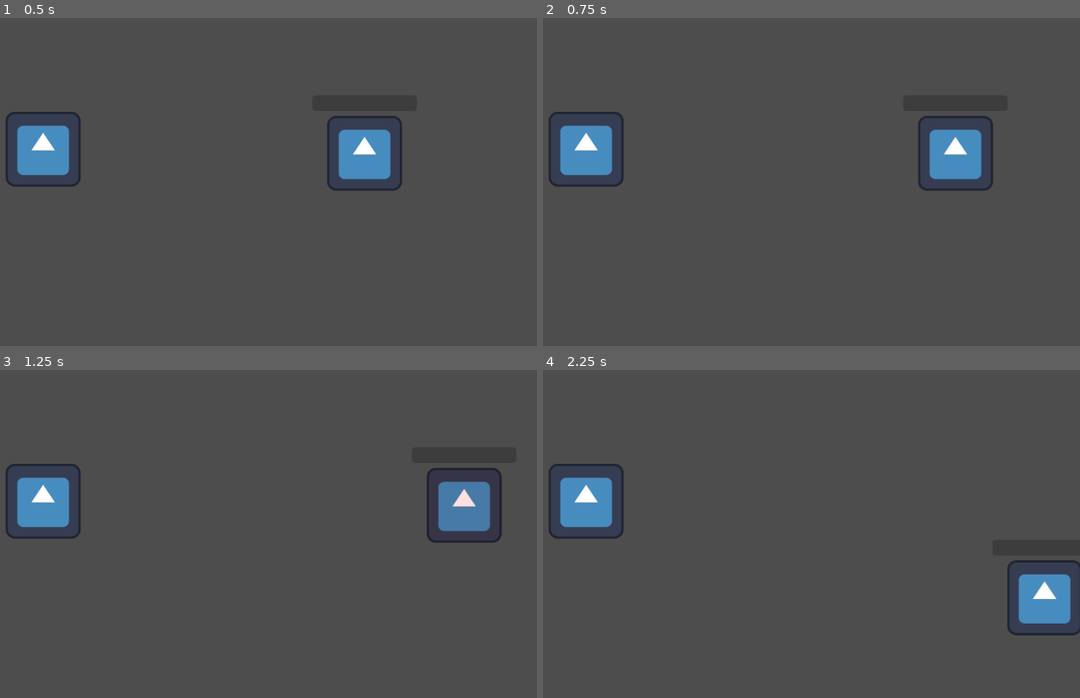
Above: before the commit, frames 1-4 (two rows, left to right).
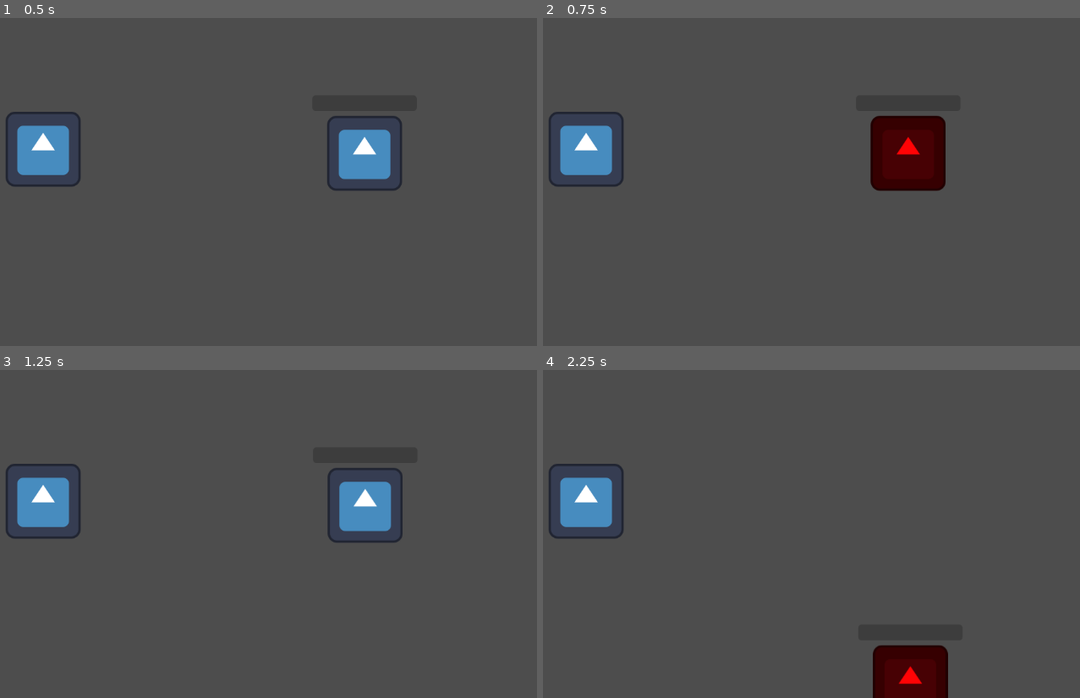
Above: after the commit, the same moments.

Repository: BenjaBelnap/Parry-God
Game: Godot game, scene res://Senes/main.tscn
The game is run twice, just before and just after one commit, with the same random seed, the same clock (stepped at 60 frames per second) and the same inputs. The engine's default icon, where the game draws it, is replaced by a stand-in: a white triangle on a blue panel in a dark square.
Inputs (mouse positions are in pixels of both pictures, inside the frame that each line leads up to):
- Up to frame 1 (0.5 s): no input
- Up to frame 2 (0.75 s): tap Enter at 0.5 s; move the mouse to (892, 136) at 0.52 s; press the mouse at (892, 136) at 0.53 s; hold D (move_right) from 0.53 s (still down)
- Up to frame 3 (1.25 s): keep holding D (move_right); tap Space (parry, bound only before the commit) at 0.8 s
- Up to frame 4 (2.25 s): move the mouse to (607, 527) at 1.27 s; release D (move_right) at 1.28 s; release the mouse at (607, 527) at 1.28 s; hold S (move_down) 1.28-2.03 s; tap Space (parry, bound only before the commit) at 1.35 s; right-click (607, 527) at 1.55 s; move the mouse to (811, 425) at 2.02 s; press the mouse at (811, 425) at 2.03 s; hold D (move_right) from 2.03 s (still down); right-click (811, 425) at 2.1 s

Frame 1 is identical in both runs. In frame 2, 4.4% of the frame differs, in the area x 60-84%, y 29-53%; in frame 3, 3.8%; in frame 4, 4.1%.

Commit message:
Player attack addedq

Diff:
--- a/Scripts/Player.gd
+++ b/Scripts/Player.gd
@@ -38,6 +38,11 @@
 		print("Took ", attack_damage, " damage.")
 
 
+func attack():
+		print("Player attacks!")
+		$Energy.clear_energy()
+
+
 func change_state(new_state):
 	current_state = new_state
 
@@ -64,6 +69,11 @@
 			$Timer.start()
 			print("Start parry.")
 			anim_player.play("parry")
+		elif Input.is_action_just_pressed("attack"):
+			if $Energy.is_full():
+				attack()
+			else:
+				print("Not enough energy.")
 		if Input.is_action_pressed("move_up"):
 			input_dir.y -= 1
 		if Input.is_action_pressed("move_down"):
@@ -86,7 +96,10 @@
 
 
 func _on_timer_timeout():
+	if current_state == State.PARRY:
+		print("End parry.")
+	elif current_state == State.ATTACK:
+		print("End attack.")
 	change_state(State.IDLE)
 	input_lockout = false
-	print("End parry.")
 	$Timer.stop()
--- a/Senes/progress_bar.gd
+++ b/Senes/progress_bar.gd
@@ -6,6 +6,9 @@
 func clear_energy():
 	value = 0
 
+func is_full():
+	return value == max_value
+
 # Called when the node enters the scene tree for the first time.
 func _ready() -> void:
 	pass # Replace with function body.
--- a/project.godot
+++ b/project.godot
@@ -12,38 +12,43 @@
 
 config/name="Parry-god"
 run/main_scene="res://Senes/main.tscn"
-config/features=PackedStringArray("4.2", "GL Compatibility")
+config/features=PackedStringArray("4.3", "GL Compatibility")
 config/icon="res://icon.svg"
 
 [input]
 
 move_up={
 "deadzone": 0.5,
-"events": [Object(InputEventKey,"resource_local_to_scene":fa …(172 unchanged characters)… eycode":87,"key_label":0,"unicode":119,"echo":false,"script":null)
-, Object(InputEventKey,"resource_local_to_scene":false,"reso …(166 unchanged characters)… ode":4194320,"key_label":0,"unicode":0,"echo":false,"script":null)
+"events": [Object(InputEventKey,"resource_local_to_scene":fa …(172 unchanged characters)… eycode":87,"key_label":0,"unicode":119,"location":0,"echo":false,"script":null)
+, Object(InputEventKey,"resource_local_to_scene":false,"reso …(166 unchanged characters)… ode":4194320,"key_label":0,"unicode":0,"location":0,"echo":false,"script":null)
 ]
 }
 move_down={
 "deadzone": 0.5,
-"events": [Object(InputEventKey,"resource_local_to_scene":fa …(172 unchanged characters)… eycode":83,"key_label":0,"unicode":115,"echo":false,"script":null)
-, Object(InputEventKey,"resource_local_to_scene":false,"reso …(166 unchanged characters)… ode":4194322,"key_label":0,"unicode":0,"echo":false,"script":null)
+"events": [Object(InputEventKey,"resource_local_to_scene":fa …(172 unchanged characters)… eycode":83,"key_label":0,"unicode":115,"location":0,"echo":false,"script":null)
+, Object(InputEventKey,"resource_local_to_scene":false,"reso …(166 unchanged characters)… ode":4194322,"key_label":0,"unicode":0,"location":0,"echo":false,"script":null)
 ]
 }
 move_left={
 "deadzone": 0.5,
-"events": [Object(InputEventKey,"resource_local_to_scene":fa …(171 unchanged characters)… keycode":65,"key_label":0,"unicode":97,"echo":false,"script":null)
-, Object(InputEventKey,"resource_local_to_scene":false,"reso …(166 unchanged characters)… ode":4194319,"key_label":0,"unicode":0,"echo":false,"script":null)
+"events": [Object(InputEventKey,"resource_local_to_scene":fa …(171 unchanged characters)… keycode":65,"key_label":0,"unicode":97,"location":0,"echo":false,"script":null)
+, Object(InputEventKey,"resource_local_to_scene":false,"reso …(166 unchanged characters)… ode":4194319,"key_label":0,"unicode":0,"location":0,"echo":false,"script":null)
 ]
 }
 move_right={
 "deadzone": 0.5,
-"events": [Object(InputEventKey,"resource_local_to_scene":fa …(172 unchanged characters)… eycode":68,"key_label":0,"unicode":100,"echo":false,"script":null)
-, Object(InputEventKey,"resource_local_to_scene":false,"reso …(166 unchanged characters)… ode":4194321,"key_label":0,"unicode":0,"echo":false,"script":null)
+"events": [Object(InputEventKey,"resource_local_to_scene":fa …(172 unchanged characters)… eycode":68,"key_label":0,"unicode":100,"location":0,"echo":false,"script":null)
+, Object(InputEventKey,"resource_local_to_scene":false,"reso …(166 unchanged characters)… ode":4194321,"key_label":0,"unicode":0,"location":0,"echo":false,"script":null)
 ]
 }
 parry={
 "deadzone": 0.5,
-"events": [Object(InputEventKey,"resource_local_to_scene":false,"resource_name":"","device":-1,"window_id":0,"alt_pressed":false,"shift_pressed":false,"ctrl_pressed":false,"meta_pressed":false,"pressed":false,"keycode":0,"physical_keycode":32,"key_label":0,"unicode":32,"echo":false,"script":null)
+"events": [Object(InputEventMouseButton,"resource_local_to_scene":false,"resource_name":"","device":-1,"window_id":0,"alt_pressed":false,"shift_pressed":false,"ctrl_pressed":false,"meta_pressed":false,"button_mask":1,"position":Vector2(167, 22),"global_position":Vector2(176, 68),"factor":1.0,"button_index":1,"canceled":false,"pressed":true,"double_click":false,"script":null)
+]
+}
+attack={
+"deadzone": 0.5,
+"events": [Object(InputEventMouseButton,"resource_local_to_scene":false,"resource_name":"","device":-1,"window_id":0,"alt_pressed":false,"shift_pressed":false,"ctrl_pressed":false,"meta_pressed":false,"button_mask":2,"position":Vector2(153, 16),"global_position":Vector2(162, 62),"factor":1.0,"button_index":2,"canceled":false,"pressed":true,"double_click":false,"script":null)
 ]
 }
 
